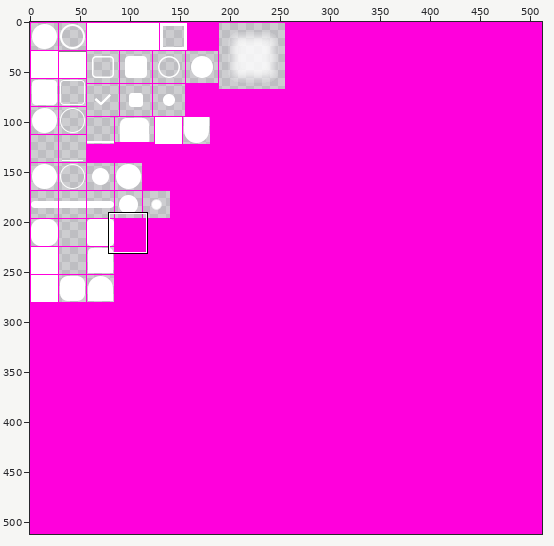
Edited in one commit: sprite sheet (bin/std/modules/gui/src/paint/theme/widgets.png). Above, an overview of the earlier version with the close-up marked.
Close-up. Before the commit:
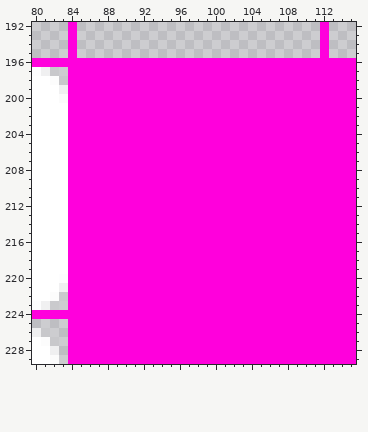
The file is 512x512 pixels. Pixels under 10% opacity are left out. Colours within 5 levels of each other are drawn and written as one. Shown: x 80..115, y 192..229.
And afterwards:
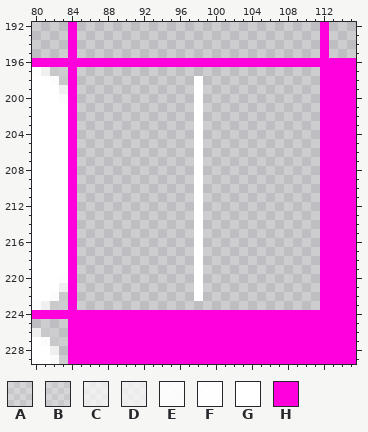
Palette (. is transparent): A #ffffff27  B #ffffff30  C #ffffffad  D #ffffffb3  E #fffffff0  F #fffffff9  G #ffffff  H #ff00dc
Diff:
@@ x 80..115 @@
 196 HHHHHHHHHHHHHHHHHHHHHHHHHHHHHHHHHHHH
-197 FDA.HHHHHHHHHHHHHHHHHHHHHHHHHHHHHHHH
-198 GGEAHHHHHHHHHHHHHHHHHHHHHHHHHHHHHHHH
-199 GGGDHHHHHHHHHHHHHHHHHHHHHHHHHHHHHHHH
-200 GGGEHHHHHHHHHHHHHHHHHHHHHHHHHHHHHHHH
-201 GGGGHHHHHHHHHHHHHHHHHHHHHHHHHHHHHHHH
-202 GGGGHHHHHHHHHHHHHHHHHHHHHHHHHHHHHHHH
-203 GGGGHHHHHHHHHHHHHHHHHHHHHHHHHHHHHHHH
-204 GGGGHHHHHHHHHHHHHHHHHHHHHHHHHHHHHHHH
-205 GGGGHHHHHHHHHHHHHHHHHHHHHHHHHHHHHHHH
-206 GGGGHHHHHHHHHHHHHHHHHHHHHHHHHHHHHHHH
-207 GGGGHHHHHHHHHHHHHHHHHHHHHHHHHHHHHHHH
-208 GGGGHHHHHHHHHHHHHHHHHHHHHHHHHHHHHHHH
-209 GGGGHHHHHHHHHHHHHHHHHHHHHHHHHHHHHHHH
-210 GGGGHHHHHHHHHHHHHHHHHHHHHHHHHHHHHHHH
-211 GGGGHHHHHHHHHHHHHHHHHHHHHHHHHHHHHHHH
-212 GGGGHHHHHHHHHHHHHHHHHHHHHHHHHHHHHHHH
-213 GGGGHHHHHHHHHHHHHHHHHHHHHHHHHHHHHHHH
-214 GGGGHHHHHHHHHHHHHHHHHHHHHHHHHHHHHHHH
-215 GGGGHHHHHHHHHHHHHHHHHHHHHHHHHHHHHHHH
-216 GGGGHHHHHHHHHHHHHHHHHHHHHHHHHHHHHHHH
-217 GGGGHHHHHHHHHHHHHHHHHHHHHHHHHHHHHHHH
-218 GGGGHHHHHHHHHHHHHHHHHHHHHHHHHHHHHHHH
-219 GGGGHHHHHHHHHHHHHHHHHHHHHHHHHHHHHHHH
-220 GGGFHHHHHHHHHHHHHHHHHHHHHHHHHHHHHHHH
-221 GGGDHHHHHHHHHHHHHHHHHHHHHHHHHHHHHHHH
-222 GGEBHHHHHHHHHHHHHHHHHHHHHHHHHHHHHHHH
-223 FDB.HHHHHHHHHHHHHHHHHHHHHHHHHHHHHHHH
+197 FDA.H...........................HHHH
+198 GGEAH.............G.............HHHH
+199 GGGDH.............G.............HHHH
+200 GGGEH.............G.............HHHH
+201 GGGGH.............G.............HHHH
+202 GGGGH.............G.............HHHH
+203 GGGGH.............G.............HHHH
+204 GGGGH.............G.............HHHH
+205 GGGGH.............G.............HHHH
+206 GGGGH.............G.............HHHH
+207 GGGGH.............G.............HHHH
+208 GGGGH.............G.............HHHH
+209 GGGGH.............G.............HHHH
+210 GGGGH.............G.............HHHH
+211 GGGGH.............G.............HHHH
+212 GGGGH.............G.............HHHH
+213 GGGGH.............G.............HHHH
+214 GGGGH.............G.............HHHH
+215 GGGGH.............G.............HHHH
+216 GGGGH.............G.............HHHH
+217 GGGGH.............G.............HHHH
+218 GGGGH.............G.............HHHH
+219 GGGGH.............G.............HHHH
+220 GGGFH.............G.............HHHH
+221 GGGDH.............G.............HHHH
+222 GGEBH.............G.............HHHH
+223 FDB.H...........................HHHH
 224 HHHHHHHHHHHHHHHHHHHHHHHHHHHHHHHHHHHH
Boxes around the changes in both close-ups, in picture pixels (x1, y1, x2, y2):
changed: (77, 67, 320, 310)
